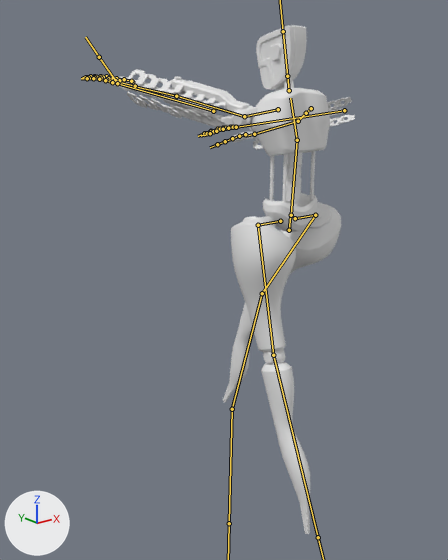
One commit to the FBX model Battle of Steel/Assets/Kawano/3D_Model/Enemy_01.fbx: the scene before it, then after it.
Camera for both pictures: a 50 mm camera at (-1.76, -1.78, 1.78) aimed at (-0.09, 0.31, 0.94). Every picture has the same lights, and +X, +Y and +Z are marked at lower left. Both versions are drawn at frame 16 of the action 'Armature|Idle'; the numbers are the values there. The bones that bend it are drawn over the model as lines.

In view in the first picture: 'Catherine'.
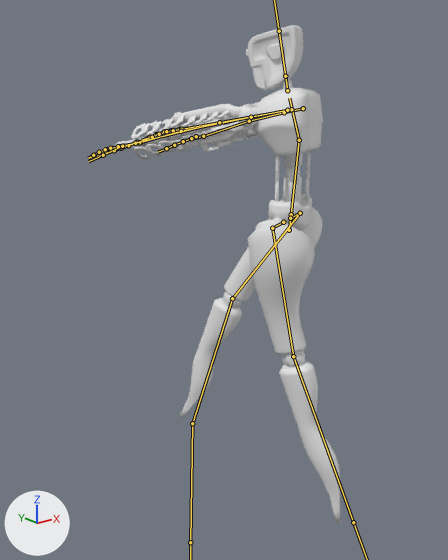
Scene script edits in JSON lines:
```json
{"block": "bone_pelvis", "where": "bone_pelvis = bpy.data.objects['Armature'].pose.bones['Pelvis']"}
{"op": "set", "path": "bone_pelvis.rotation_quaternion", "old": "(1.0, 0.0, 0.0, 0.0)", "new": "(0.975, 0.0, 0.222, -0.024)", "note": "degrees (0, 0, 0) -> degrees (-1, 26, -3)"}
{"block": "bone_shoulderblade_l", "where": "bone_shoulderblade_l = bpy.data.objects['Armature'].pose.bones['ShoulderBlade.L']  # child of 'Chest'"}
{"op": "set", "path": "bone_shoulderblade_l.rotation_quaternion", "old": "(0.838, -0.018, -0.016, -0.545)", "new": "(0.761, 0.002, 0.001, -0.649)", "note": "degrees (-1, -3, -66) -> degrees (0, 0, -81)"}
{"block": "bone_arm0_l", "where": "bone_arm0_l = bpy.data.objects['Armature'].pose.bones['Arm0.L']  # child of 'ShoulderBlade.L'"}
{"op": "set", "path": "bone_arm0_l.rotation_quaternion", "old": "(0.972, -0.052, -0.099, -0.204)", "new": "(0.993, -0.119, 0.0, 0.0)", "note": "degrees (-4, -12, -23) -> degrees (-14, 0, 0)"}
```

Boxes [x1, y1, x2, y2] around the edits, measured in the pictures (448 x 560 px):
```json
{"object": "Catherine", "change": "posed", "before": [94, 25, 355, 534], "after": [99, 25, 341, 523], "on screen": "7% narrower"}
{"bone": "Pelvis", "before": "(289, 230) to (290, 216)", "after": "(289, 230) to (291, 215)"}
{"bone": "ShoulderBlade.L", "before": "(278, 109) to (244, 116)", "after": "(287, 110) to (251, 117)"}
{"bone": "Arm0.L", "before": "(244, 116) to (176, 96)", "after": "(251, 117) to (181, 131)"}
```
